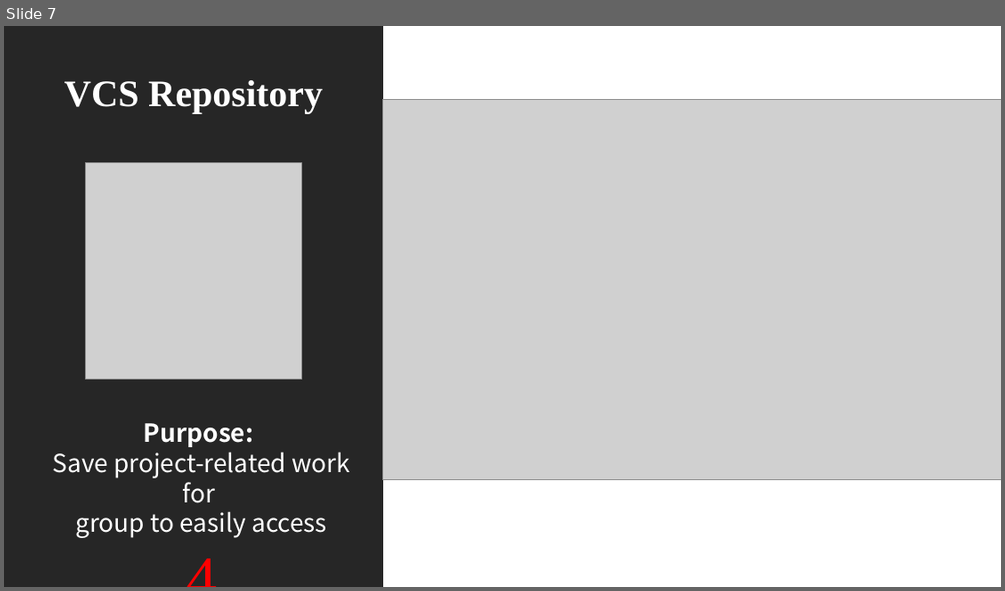
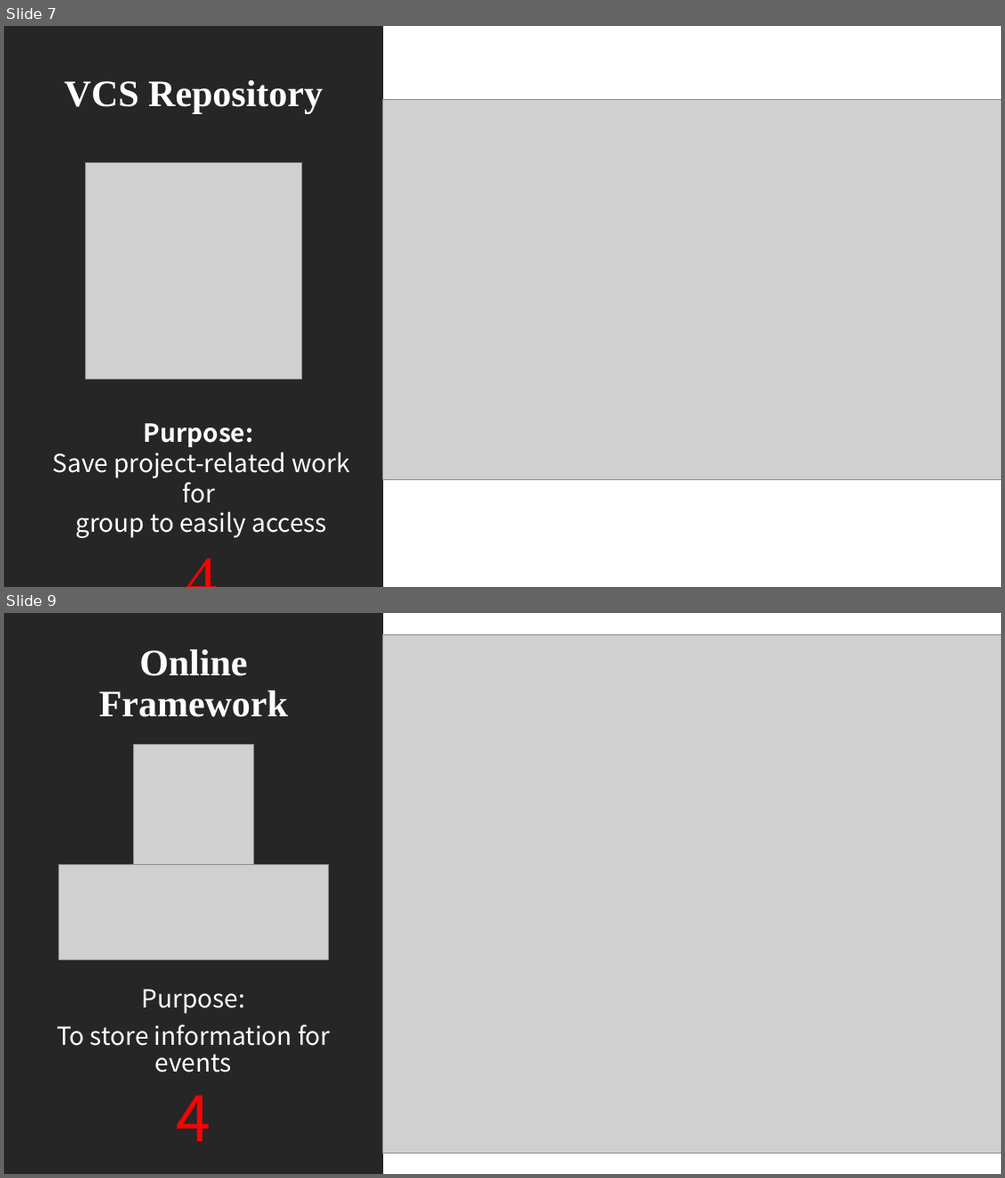
Before and after one commit to Computer-Girl/3308Project, a slide deck: LetsGo.pptx. Shown one above the other, each under a label of ours: slide 7 before the commit, slides 7 and 9 after it; the slides between them are not shown. The pictures are 1005x591 and 1005x1178 pixels, drawn with LibreOffice and Linux fonts; fonts in the diff are those of the drawing; grey boxes stand for pictures. Boxes give left, top, right and bottom in pixels: in the first picture for what was removed or moved away, otherwise in the second. Text is boxed around its words. In the diff, an @@ line names an element or a change of style, - is before the commit and + after.

```diff
--- a/LetsGo.pptx
+++ b/LetsGo.pptx
@@ slide 9 added at [4,613,1001,1174], background #FFFFFF @@
@@ rectangle added at [4,613,383,1174], fill #262626 @@
@@ picture added at [383,634,1001,1153] @@
@@ title added at [99,649,288,717], 36 pt, text #FFFFFF, bold @@
+Online Framework
@@ picture added at [133,745,254,865] @@
@@ picture added at [58,865,329,960] @@
@@ text added at [57,989,331,1141], 24 pt, text #FFFFFF @@
+Purpose:
+To store information for events
+4
```
Also in this commit, not shown: 5 slides changed.
